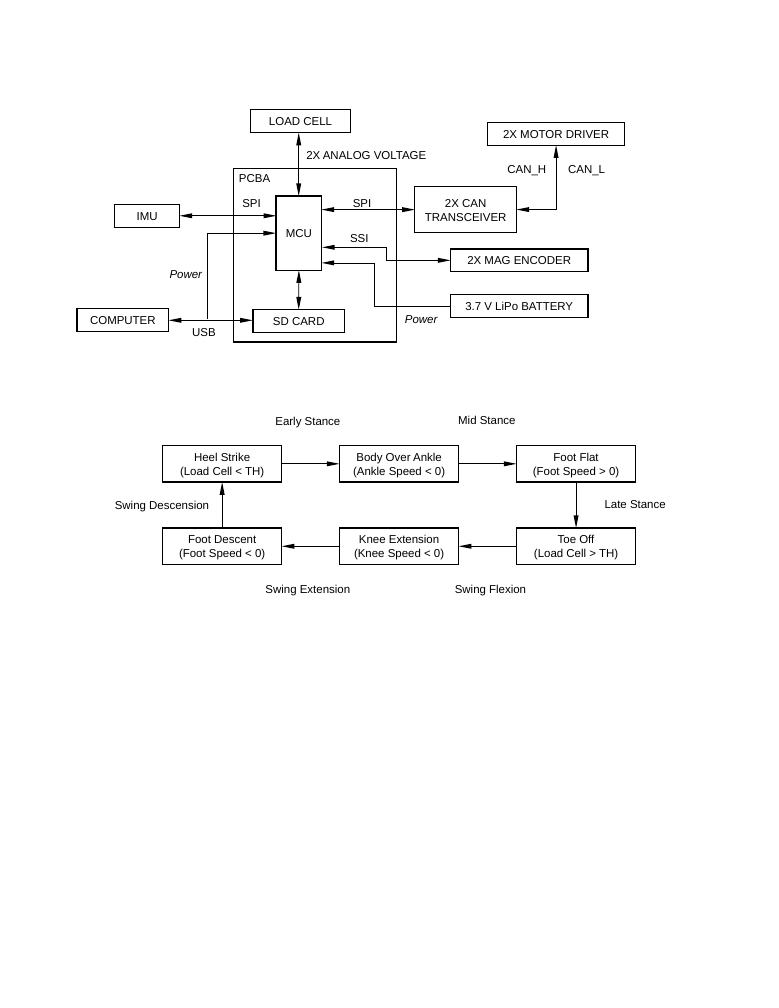
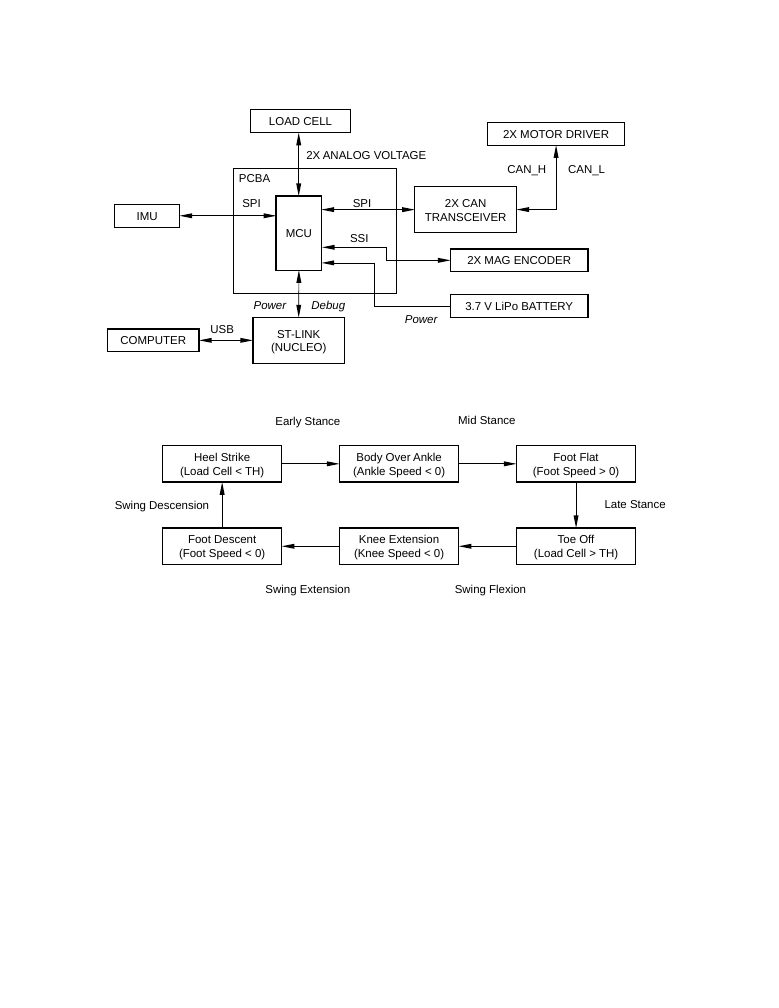
Before and after one commit to gb2835/Prosthesis-v1-Firmware, a slide deck: slide 1 of Documents/Figures/_Figures.pptx. Drawn at 779x1008 pixels with LibreOffice and Linux fonts; fonts in the diff are those of the drawing. Boxes give left, top, right and bottom in pixels: in the first picture for what was removed or moved away, otherwise in the second. Text is boxed around its words. In the diff, an @@ line names an element or a change of style, - is before the commit and + after.

```diff
--- a/Documents/Figures/_Figures.pptx
+++ b/Documents/Figures/_Figures.pptx
@@ rectangle: place and size @@
-rectangle at (234,169,397,342)
+rectangle at (234,169,397,293)
@@ elbow arrow removed from (207, 319) to (276, 233) @@
@@ text "Power": place and size @@
-text "Power" at (170,270,202,278)
+text "Power" at (254,301,286,309)
@@ double arrow moved from (299, 270) - (299, 310) to (299, 317) - (299, 270) @@
@@ rectangle "COMPUTER": place and size @@
-rectangle "COMPUTER" at (77,309,169,332)
+rectangle "COMPUTER" at (107,329,199,352)
@@ text "USB": place and size @@
-text "USB" at (192,328,216,336)
+text "USB" at (210,325,234,333)
@@ rectangle removed at (253,310,345,333) @@
-SD CARD
@@ rectangle added at (253,317,345,363), outline #000000 1 pt, 9 pt, text #000000 @@
+ST-LINK
+(NUCLEO)
@@ text added at (311,300,345,312), 9 pt, text #000000, italic @@
+Debug
@@ double arrow moved from (169, 321) - (253, 321) to (199, 340) - (253, 340) @@
```
Also in this commit, not shown: 1 other slide changed, 3 other files.
